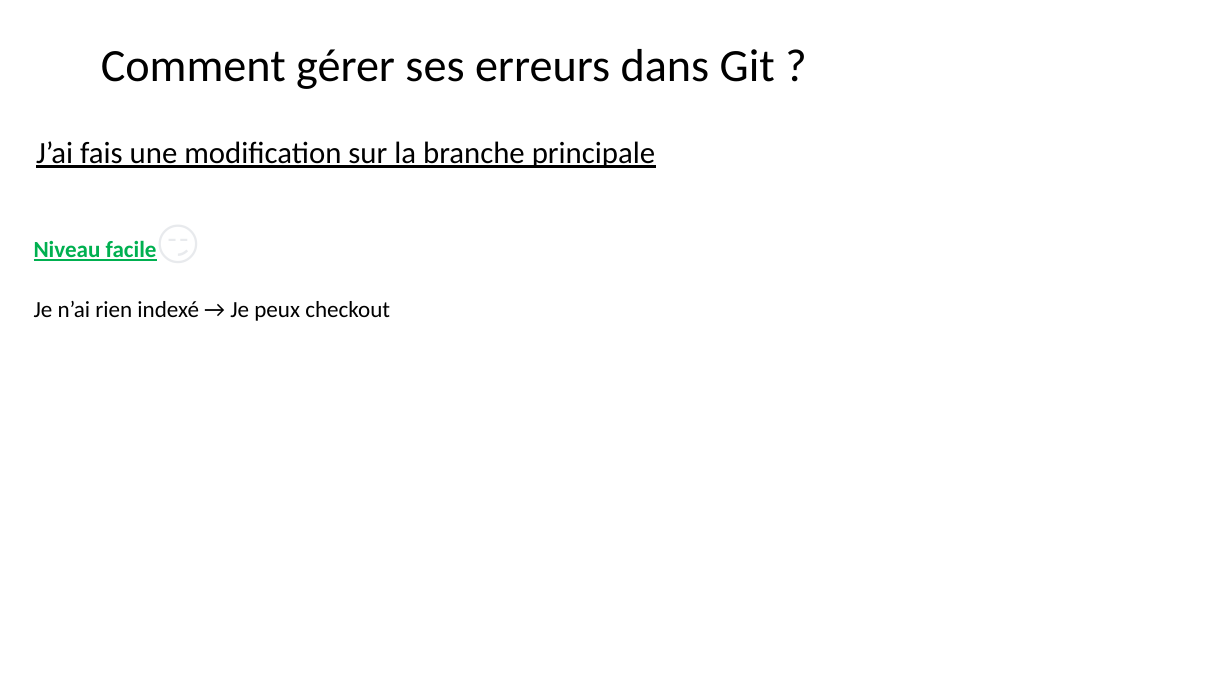
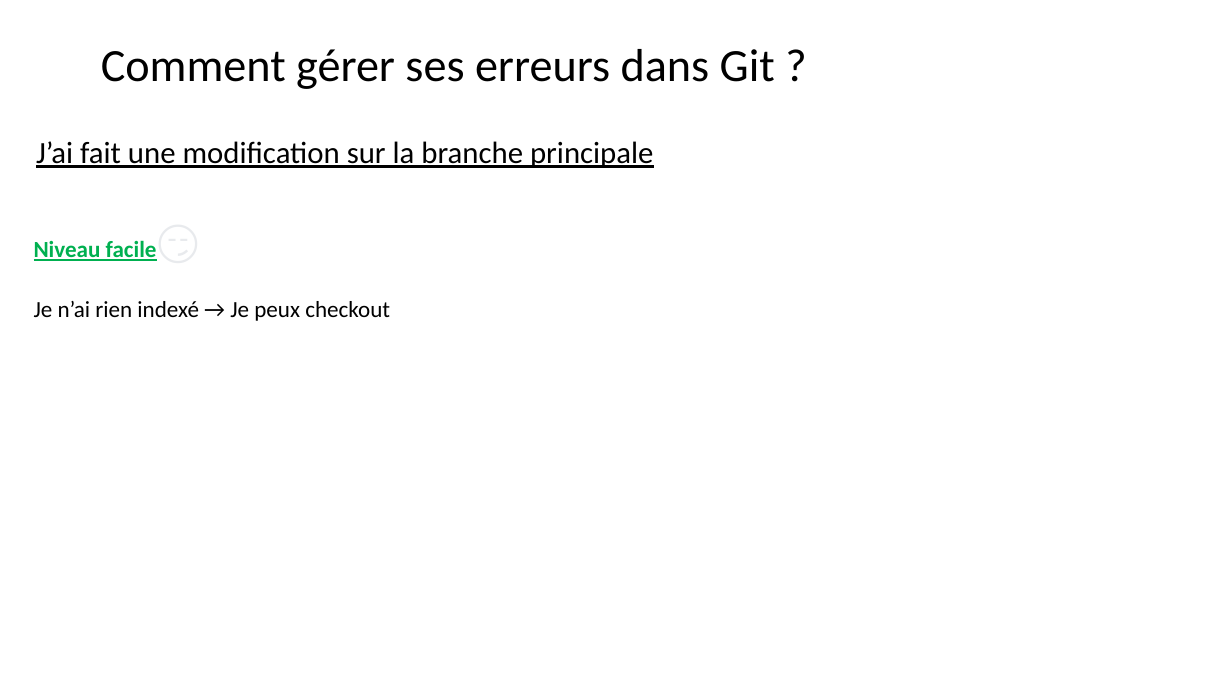
Before and after one commit to BenRobert38/BUT3-GIT-2025, a slide deck: slide 28 of Cours/BUT3-Cours2.pptx. Drawn at 1232x693 pixels with LibreOffice and Linux fonts; fonts in the diff are those of the drawing. Boxes give left, top, right and bottom in pixels: in the first picture for what was removed or moved away, otherwise in the second. Text is boxed around its words. In the diff, an @@ line names an element or a change of style, - is before the commit and + after.

```diff
--- a/Cours/BUT3-Cours2.pptx
+++ b/Cours/BUT3-Cours2.pptx
@@ text at [36, 141, 653, 168]: text changed @@
-J’ai fais une modification sur la branche principale
+J’ai fait une modification sur la branche principale
```
Also in this commit, not shown: 13 other slides changed, 1 other file.
